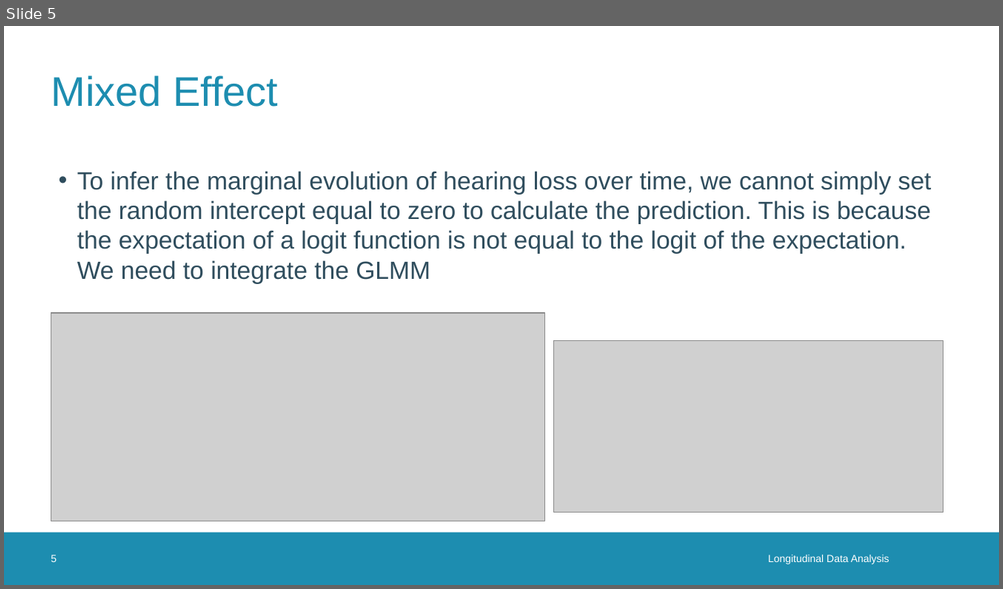
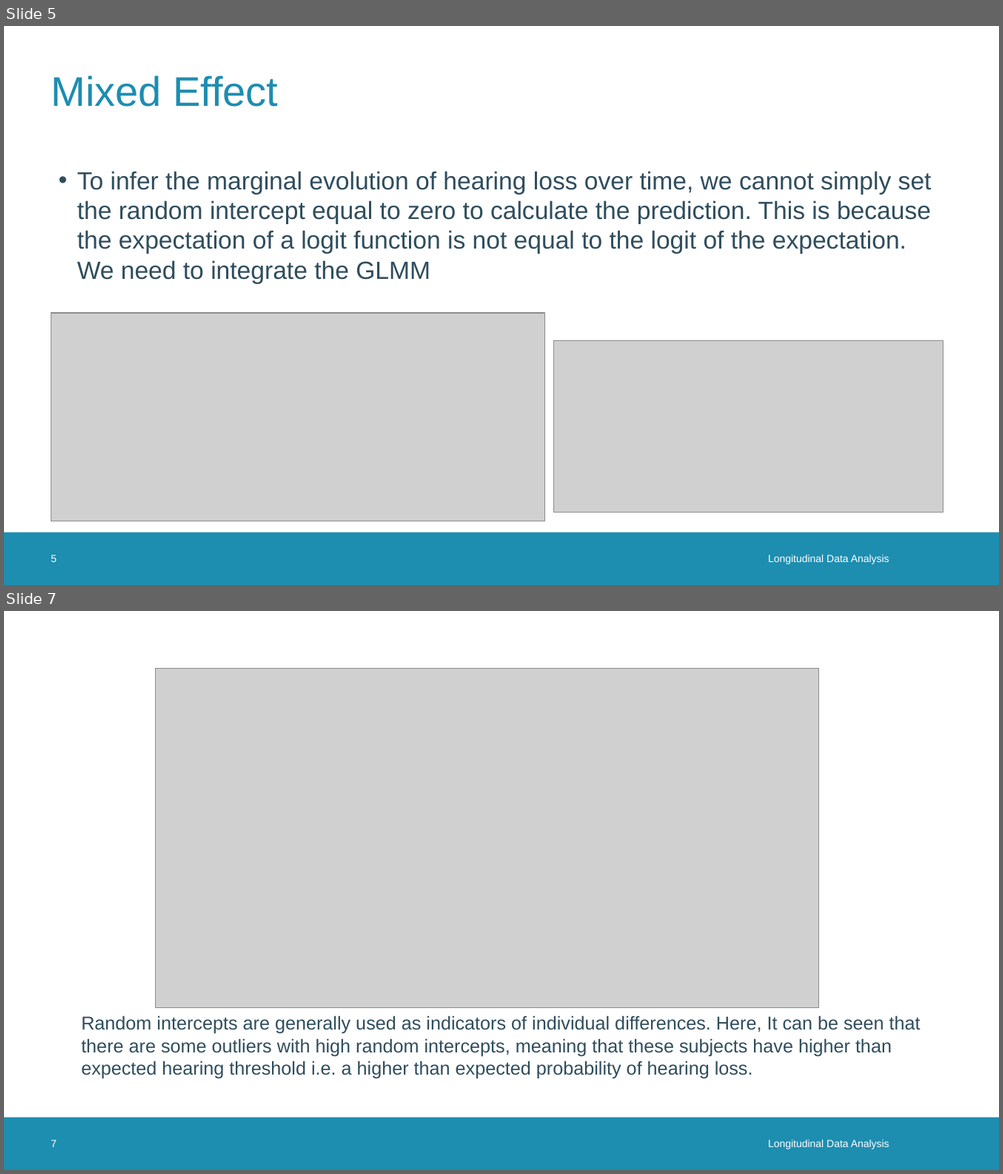
Before and after one commit to raiisac/LDA, a slide deck: Stefan RMD/Longitudinal data analysis presentation.pptx. Shown one above the other, each under a label of ours: slide 5 before the commit, slides 5 and 7 after it; the slides between them are not shown. The pictures are 1003x589 and 1003x1174 pixels, drawn with LibreOffice and Linux fonts; fonts in the diff are those of the drawing; grey boxes stand for pictures; background and template pictures are left out. Boxes give left, top, right and bottom in pixels: in the first picture for what was removed or moved away, otherwise in the second. Text is boxed around its words. In the diff, an @@ line names an element or a change of style, - is before the commit and + after.

```diff
--- a/Stefan RMD/Longitudinal data analysis presentation.pptx
+++ b/Stefan RMD/Longitudinal data analysis presentation.pptx
@@ slide 7 added at bbox=[4, 611, 999, 1170], background #FFFFFF; not listed: 1 template element that a slide beside it also shows @@
@@ picture added at bbox=[156, 668, 819, 1008] @@
@@ text added at bbox=[81, 1016, 920, 1079], 18 pt, text #2F4D5D @@
+Random intercepts are generally used as indicators of individual differences. Here, It can be seen that there are some outliers with high random intercepts, meaning that these subjects have higher than expected hearing threshold i.e. a higher than expected probability of hearing loss.
@@ page number added at bbox=[51, 1140, 57, 1147], 10 pt, text #FFFFFF @@
+7
@@ text added at bbox=[768, 1140, 889, 1150], 10 pt, text #FFFFFF @@
+Longitudinal Data Analysis
```
Also in this commit, not shown: 3 other slides added, 9 other files.
